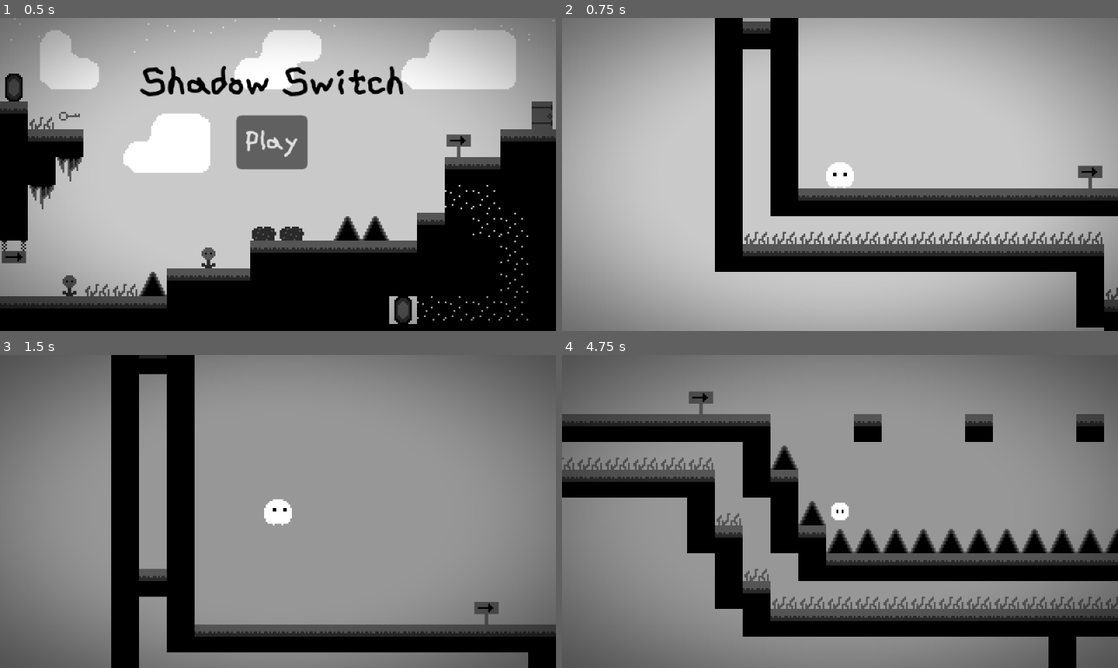
Above: before the commit, frames 1-4 (two rows, left to right).
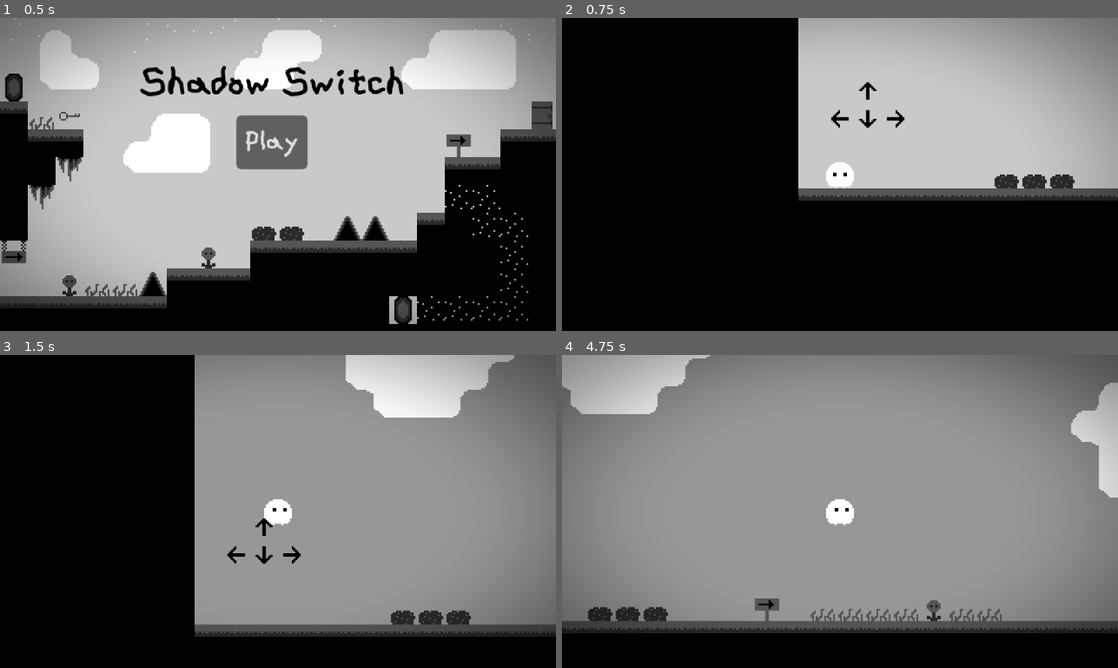
Above: after the commit, the same moments.

Repository: Shadow-Switch/Shadow-Switch
Game: Godot game, scene res://scenes/main.tscn
Same seed, same stepped clock (60 frames per second), same inputs: the game is played once before the commit and once after it.
Inputs:
- Up to frame 1 (0.5 s): no input
- Up to frame 2 (0.75 s): click "Play" at 0.5 s
- Up to frame 3 (1.5 s): tap Enter (ui_accept) at 1.25 s; hold D (move_right) from 1.28 s (still down); tap X (switch_dimension) at 1.35 s
- Up to frame 4 (4.75 s): tap W (jump) at 1.52, 2.27, 3.77, 4.52 s; tap X (switch_dimension) every 0.75 s from 2.1 to 4.35 s; release D (move_right) at 2.78 s; hold A (move_left) 2.78-3.53 s; hold D (move_right) from 3.53 s (still down)

Frame 1 is identical in both runs. In frame 2, 53% of the frame differs, in the area x 0-100%, y 0-100%; in frame 3, 33%; in frame 4, 44%.

Commit message:
조이스틱 수정 + 1레벨 부터

Diff:
--- a/scenes/game.tscn
+++ b/scenes/game.tscn
@@ -18,8 +18,19 @@
 offset_bottom = 180.0
 
 [node name="VirtualJoystick" type="VirtualJoystick" parent="CanvasLayer" unique_id=1038499707]
-offset_right = 40.0
-offset_bottom = 40.0
+anchors_preset = 3
+anchor_left = 1.0
+anchor_top = 1.0
+anchor_right = 1.0
+anchor_bottom = 1.0
+offset_left = -40.0
+offset_top = -40.0
+grow_horizontal = 0
+grow_vertical = 0
+joystick_mode = 1
+joystick_size = 27.0
+tip_size = 9.0
+initial_offset_ratio = Vector2(0, 0)
 action_left = &"move_left"
 action_right = &"move_right"
 action_up = &"jump"
--- a/scripts/game.gd
+++ b/scripts/game.gd
@@ -2,7 +2,7 @@
 
 
 func _ready():
-	load_level("res://scenes/levels/2.tscn")
+	load_level("res://scenes/levels/1.tscn")
 	$Player.dimension_changed.connect(apply_dimension)
 
 func _process(_delta):
